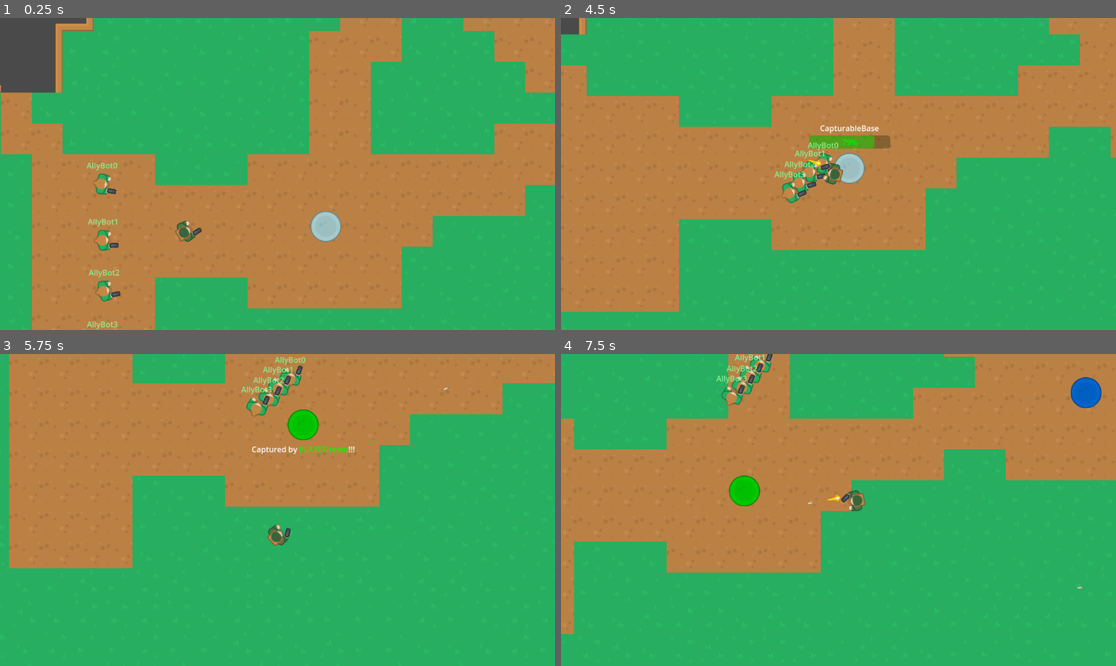
Above: before the commit, frames 1-4 (two rows, left to right).
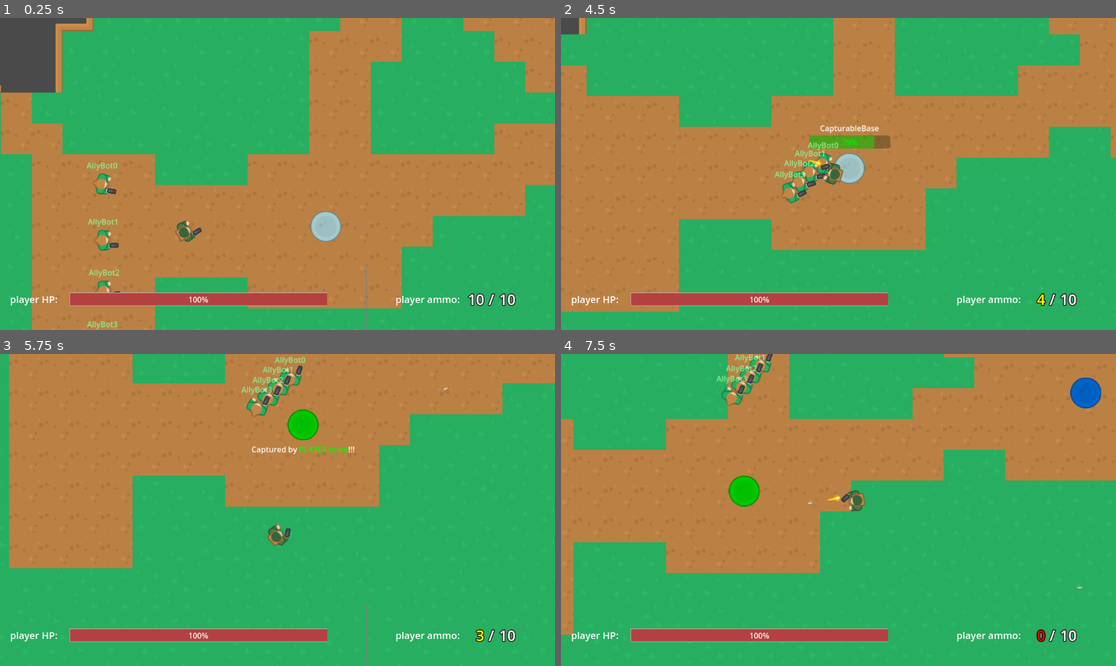
Above: after the commit, the same moments.

Repository: ZeromaXHe/MyGitRepository
Game: Godot game, scene res://scenes/main.tscn
The game is run twice, just before and just after one commit, with the same random seed, the same clock (stepped at 60 frames per second) and the same inputs.
Inputs (mouse positions are in pixels of both pictures, inside the frame that each line leads up to):
- Up to frame 1 (0.25 s): no input
- Up to frame 2 (4.5 s): move the mouse to (644, 52) at 0.52 s; hold D (right) 0.53-1.28 s; click (644, 52) at 0.6 s; move the mouse to (727, 189) at 1.27 s; hold S (down) 1.28-2.03 s; click (727, 189) at 1.35 s; move the mouse to (894, 105) at 2.02 s; hold D (right) 2.03-2.78 s; click (894, 105) at 2.1 s; move the mouse to (810, 236) at 2.77 s; hold W (up) 2.78-3.53 s; click (810, 236) at 2.85 s; move the mouse to (1005, 220) at 3.52 s; hold A (left) from 3.53 s (still down); click (1005, 220) at 3.6 s; tap R (reload) at 4.15 s; move the mouse to (672, 127) at 4.27 s; click (672, 127) at 4.35 s
- Up to frame 3 (5.75 s): move the mouse to (305, 510) at 5.02 s; release A (left) at 5.03 s; hold S (down) from 5.03 s (still down); click (305, 510) at 5.1 s
- Up to frame 4 (7.5 s): move the mouse to (755, 432) at 5.77 s; release S (down) at 5.78 s; hold D (right) 5.78-6.53 s; click (755, 432) at 5.85 s; move the mouse to (960, 494) at 6.52 s; hold W (up) 6.53-7.28 s; click (960, 494) at 6.6 s; move the mouse to (727, 525) at 7.27 s; hold D (right) from 7.28 s (still down); click (727, 525) at 7.35 s

The runs differ from the first frame. In frame 1, 2.5% of the frame differs, in the area x 1-93%, y 80-100%; in frame 2, 2.6%; in frame 3, 2.8%; in frame 4, 3.3%, in the area x 0-100%, y 0-100%.

Commit message:
feature(GodotDemo): 《Godot 俯角射击游戏教程（jmbiv）》 P17 ~ 19 内容：生命值和弹药量 UI

Diff:
--- a/GodotDemo/GodotProjects/scenes/gui.tscn
+++ b/GodotDemo/GodotProjects/scenes/gui.tscn
@@ -1,8 +1,22 @@
-[gd_scene load_steps=2 format=3 uid="uid://b4p3jxjo4ufj5"]
+[gd_scene load_steps=5 format=3 uid="uid://b4p3jxjo4ufj5"]
 
 [ext_resource type="Script" path="res://scripts/kill_info.gd" id="1_cmmym"]
+[ext_resource type="Script" path="res://scripts/gui.gd" id="1_rug4d"]
+
+[sub_resource type="StyleBoxFlat" id="StyleBoxFlat_qiq25"]
+bg_color = Color(0.180392, 0.180392, 0.180392, 1)
+border_width_top = 1
+border_width_right = 2
+border_width_bottom = 1
+
+[sub_resource type="StyleBoxFlat" id="StyleBoxFlat_waomj"]
+bg_color = Color(0.705882, 0.254902, 0.254902, 1)
+border_width_left = 1
+border_width_top = 1
+border_width_bottom = 1
 
 [node name="GUI" type="CanvasLayer"]
+script = ExtResource("1_rug4d")
 
 [node name="Rows" type="VBoxContainer" parent="."]
 anchors_preset = 15
@@ -20,11 +34,12 @@
 size_flags_horizontal = 3
 theme_override_constants/margin_left = 50
 theme_override_constants/margin_top = 10
-theme_override_constants/margin_right = 850
+theme_override_constants/margin_right = 10
 
 [node name="KillInfo" type="RichTextLabel" parent="Rows/TopRow/MarginContainer"]
 layout_mode = 2
 size_flags_horizontal = 3
+mouse_filter = 2
 bbcode_enabled = true
 text = "[color=green]AllyBot1[/color] pistol kill [color=red]EnemyBot2[/color]
 [color=red]Bot3[/color] killed [color=green]Bot4[/color]
@@ -42,3 +57,68 @@
 [node name="BottomRow" type="HBoxContainer" parent="Rows"]
 layout_mode = 2
 size_flags_vertical = 3
+
+[node name="PlayerHpLabel" type="Label" parent="Rows/BottomRow"]
+layout_mode = 2
+theme_override_font_sizes/font_size = 20
+text = "    player HP:"
+
+[node name="MarginContainer" type="MarginContainer" parent="Rows/BottomRow"]
+layout_mode = 2
+size_flags_horizontal = 3
+size_flags_stretch_ratio = 5.0
+theme_override_constants/margin_left = 20
+theme_override_constants/margin_top = 50
+theme_override_constants/margin_right = 20
+theme_override_constants/margin_bottom = 50
+
+[node name="HpBar" type="ProgressBar" parent="Rows/BottomRow/MarginContainer"]
+layout_mode = 2
+size_flags_vertical = 1
+mouse_filter = 2
+theme_override_styles/background = SubResource("StyleBoxFlat_qiq25")
+theme_override_styles/fill = SubResource("StyleBoxFlat_waomj")
+value = 50.0
+
+[node name="VSeparator" type="VSeparator" parent="Rows/BottomRow"]
+layout_mode = 2
+size_flags_horizontal = 3
+mouse_filter = 2
+
+[node name="AmmoLabel" type="Label" parent="Rows/BottomRow"]
+layout_mode = 2
+size_flags_horizontal = 3
+theme_override_font_sizes/font_size = 20
+text = "player ammo:"
+horizontal_alignment = 2
+vertical_alignment = 1
+
+[node name="CurrentAmmo" type="Label" parent="Rows/BottomRow"]
+layout_mode = 2
+size_flags_horizontal = 3
+size_flags_stretch_ratio = 0.4
+theme_override_colors/font_outline_color = Color(0.152941, 0.152941, 0.152941, 1)
+theme_override_constants/outline_size = 8
+theme_override_font_sizes/font_size = 30
+text = "3"
+horizontal_alignment = 2
+vertical_alignment = 1
+
+[node name="Seperator" type="Label" parent="Rows/BottomRow"]
+layout_mode = 2
+size_flags_horizontal = 3
+size_flags_stretch_ratio = 0.2
+theme_override_colors/font_outline_color = Color(0.152941, 0.152941, 0.152941, 1)
+theme_override_constants/outline_size = 8
+theme_override_font_sizes/font_size = 30
+text = "/"
+horizontal_alignment = 1
+vertical_alignment = 1
+
+[node name="MaxAmmo" type="Label" parent="Rows/BottomRow"]
+layout_mode = 2
+size_flags_horizontal = 3
+theme_override_colors/font_outline_color = Color(0.152941, 0.152941, 0.152941, 1)
+theme_override_constants/outline_size = 8
+theme_override_font_sizes/font_size = 30
+text = "10"
--- /dev/null
+++ b/GodotDemo/GodotProjects/scripts/gui.gd
@@ -0,0 +1,61 @@
+extends CanvasLayer
+class_name GUI
+
+
+@onready var kill_info: RichTextLabel = $Rows/TopRow/MarginContainer/KillInfo
+@onready var hp_bar: ProgressBar = $Rows/BottomRow/MarginContainer/HpBar
+@onready var current_ammo: Label = $Rows/BottomRow/CurrentAmmo
+@onready var max_ammo: Label = $Rows/BottomRow/MaxAmmo
+
+
+var player: Player = null
+
+func _ready() -> void:
+	# 清空 KillInfo 的内容
+	kill_info.text = ""
+	GlobalSignals.killed_info.connect(kill_info.handle_killed_info)
+	hp_bar.value = 100
+
+
+func set_player(player: Player):
+	self.player = player
+
+	set_new_health_value(player.health.hp)
+	set_current_ammo(player.weapon.current_ammo)
+	set_max_ammo(player.weapon.max_ammo)
+
+	player.health.changed.connect(set_new_health_value)
+	player.weapon.ammo_changed.connect(set_current_ammo)
+
+
+func set_new_health_value(new_health: float):
+	if abs(new_health - hp_bar.value) >= 10:
+		# Godot 4 的 Tween 不再是节点了，直接这样调用即可获取。具体看 Tween 的文档
+		# 貌似不能复用，提取到 _ready() 里面初始化会无效
+		var tween = get_tree().create_tween()
+		tween.tween_property(hp_bar, "value", new_health, 0.3)
+		var bar_fill_style: StyleBoxFlat = hp_bar.get("theme_override_styles/fill")
+		var original_color: Color = Color("#b44141")
+		var highlight_color: Color = Color.LIGHT_CORAL
+		tween.tween_property(bar_fill_style, "bg_color", highlight_color, 0.15)
+		tween.tween_property(bar_fill_style, "bg_color", original_color, 0.15)
+	else:
+		# 修改生命比较小的情况就不用 tween 了（呼吸回血）
+		hp_bar.value = new_health
+
+
+func set_current_ammo(new_ammo: int):
+	current_ammo.text = str(new_ammo)
+	# 根据剩余弹药量显示不同颜色
+	if new_ammo == 0:
+		current_ammo.modulate = Color.RED
+	elif new_ammo < 3:
+		current_ammo.modulate = Color.ORANGE
+	elif new_ammo <= 5:
+		current_ammo.modulate = Color.YELLOW
+	else:
+		current_ammo.modulate = Color.WHITE
+
+
+func set_max_ammo(new_max_ammo: int):
+	max_ammo.text = str(new_max_ammo)
--- a/GodotDemo/GodotProjects/scripts/health.gd
+++ b/GodotDemo/GodotProjects/scripts/health.gd
@@ -1,5 +1,9 @@
 extends Node
 class_name Health
+
+
+signal changed(new_hp: float)
+
 
 @export var max_health: float = 100.0
 # 每秒回复多少血量
@@ -15,7 +19,6 @@
 func _process(delta: float) -> void:
 	if refill_enable and hp < max_health:
 		hp = clamp(hp + refill_rate * delta, 0.0, max_health)
-		print("refill hp:", hp)
 
 
 func set_health(new_hp):
@@ -24,7 +27,9 @@
 		refill_timer.start(refill_timer.wait_time)
 
 	hp = clamp(new_hp, 0, max_health)
+	changed.emit(hp)
 
 
 func _on_refill_timer_timeout() -> void:
+	print("can refill hp now:", hp)
 	refill_enable = true
--- a/GodotDemo/GodotProjects/scripts/main.gd
+++ b/GodotDemo/GodotProjects/scripts/main.gd
@@ -7,10 +7,9 @@
 @onready var enemy_ai: MapAI = $EnemyMapAI
 @onready var bullet_manager: BulletManager = $BulletManager
 @onready var camera: Camera2D = $Camera2D
-# TODO: 居然可以拿到子场景的节点！这是一种不好的实现方式，和 GUI 场景严重耦合，之后修改
-@onready var kill_info: RichTextLabel = $GUI/Rows/TopRow/MarginContainer/KillInfo
 @onready var name_labels_manager: NameLabelsManager = $GUIManager/NameLabelsManager
 @onready var player_respawn_point: Node2D = $PlayerRespawnPoint
+@onready var gui: GUI = $GUI
 
 func _ready():
 	# 刷新随机种子
@@ -26,10 +25,6 @@
 	ally_ai.initialize(bases, ally_respawns.get_children())
 	enemy_ai.initialize(bases, enemy_respawns.get_children())
 
-	# 清空 KillInfo 的内容
-	kill_info.text = ""
-	GlobalSignals.killed_info.connect(kill_info.handle_killed_info)
-
 	spawn_player()
 
 
@@ -39,6 +34,7 @@
 	add_child(player_instance)
 	player_instance.set_camera_transform(camera.get_path())
 	player_instance.died.connect(handle_player_death)
+	gui.set_player(player_instance)
 
 
 func handle_player_death(killer):
--- a/GodotDemo/GodotProjects/scripts/map_ai.gd
+++ b/GodotDemo/GodotProjects/scripts/map_ai.gd
@@ -47,6 +47,7 @@
 	var unit_instance = unit_scene.instantiate() as Actor
 	unit_instance.global_position = spawn_location
 	unit_instance.died.connect(handle_unit_death)
+	# FIXME: 这里命名生成有问题，估计有时执行的时候之前的引用还没释放，导致重名
 	unit_instance.set_actor_name(get_actor_name_prefix(team.side) + "Bot" + str(spawn_idx))
 	unit_instance.spawn_idx = spawn_idx
 	unit_container.add_child(unit_instance)
--- a/GodotDemo/GodotProjects/scripts/player.gd
+++ b/GodotDemo/GodotProjects/scripts/player.gd
@@ -14,6 +14,7 @@
 
 
 func _ready():
+	# FIXME: 这里命名生成有问题，估计有时执行的时候之前的引用还没释放，导致重名
 	name = "Player"
 	weapon.initialize(team.side, self)
 
--- a/GodotDemo/GodotProjects/scripts/weapon.gd
+++ b/GodotDemo/GodotProjects/scripts/weapon.gd
@@ -2,6 +2,7 @@
 class_name Weapon
 
 signal weapon_out_of_ammo
+signal ammo_changed(new_ammo: int)
 
 @export var bullet_scene: PackedScene
 
@@ -13,7 +14,9 @@
 
 var team_side: Team.Side = -1
 var max_ammo: int = 10
-var current_ammo: int = max_ammo
+var current_ammo: int = max_ammo:
+	set = set_current_ammo
+
 
 var holder = null
 
@@ -34,6 +37,17 @@
 
 func _end_reload():
 	current_ammo = max_ammo
+
+
+func set_current_ammo(ammo: int):
+	var actual_ammo = clamp(ammo, 0, max_ammo)
+	if (current_ammo == actual_ammo):
+		return
+	current_ammo = actual_ammo
+	ammo_changed.emit(actual_ammo)
+	if current_ammo == 0:
+		weapon_out_of_ammo.emit()
+
 
 
 func shoot():
@@ -57,5 +71,3 @@
 	# 播放枪口闪光动画
 	animation_player.play("muzzle_flash")
 	current_ammo -= 1
-	if current_ammo == 0:
-		weapon_out_of_ammo.emit()
